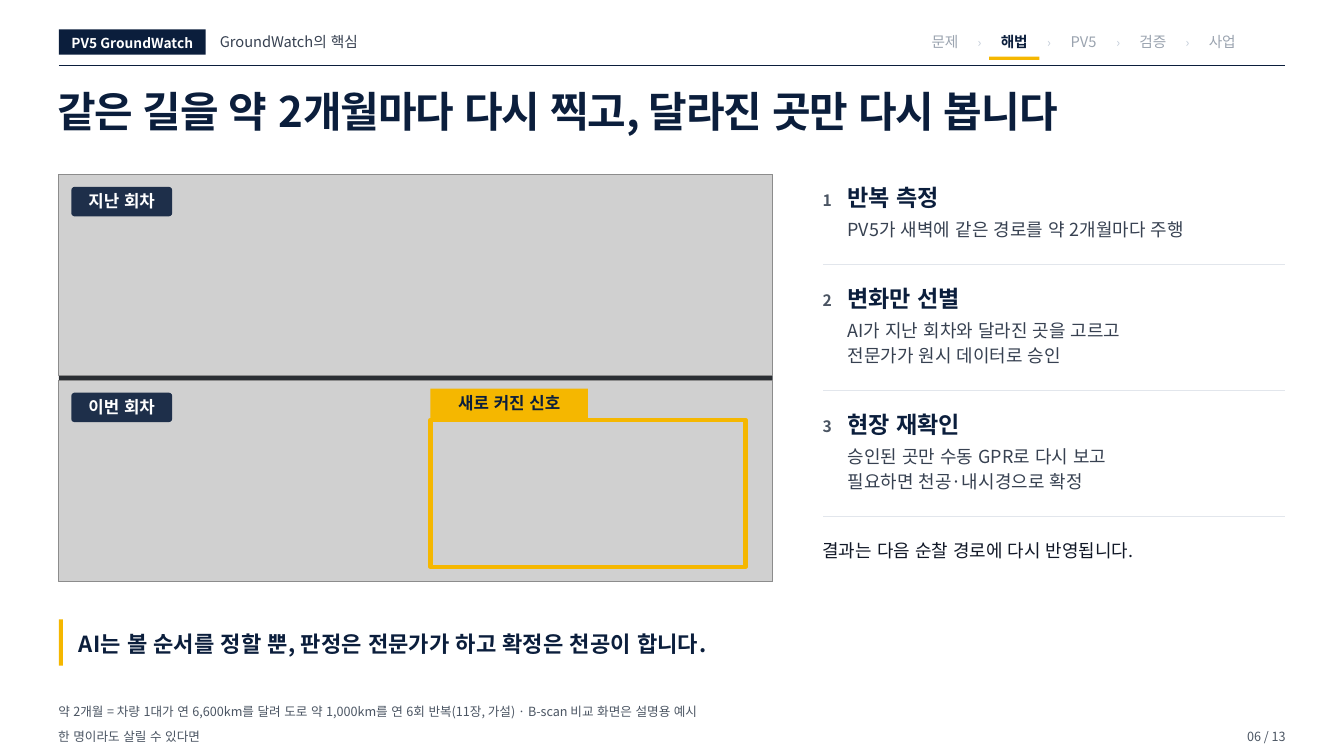
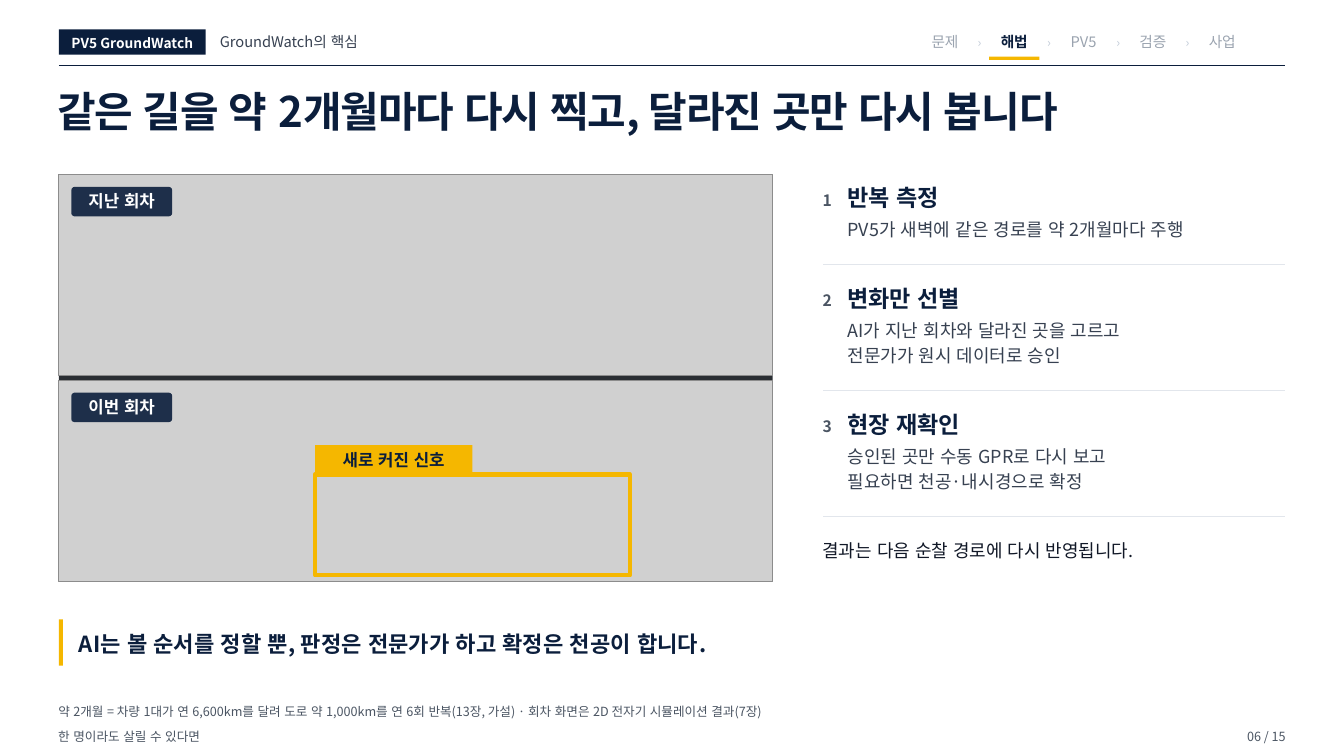
Before and after one commit to woojin-choe/pv5-hose-lab, a slide deck: slide 6 of ppt_all/PV5_GroundWatch_10_22.pptx. Drawn at 1344x756 pixels with LibreOffice and Linux fonts; fonts in the diff are those of the drawing; grey boxes stand for pictures. Boxes give left, top, right and bottom in pixels: in the first picture for what was removed or moved away, otherwise in the second. Text is boxed around its words. In the diff, an @@ line names an element or a change of style, - is before the commit and + after.

```diff
--- a/ppt_all/PV5_GroundWatch_10_22.pptx
+++ b/ppt_all/PV5_GroundWatch_10_22.pptx
@@ rectangle: place and size @@
-rectangle at bbox=[431, 388, 588, 417]
+rectangle at bbox=[315, 446, 472, 475]
@@ rectangle: place and size @@
-rectangle at bbox=[431, 420, 745, 568]
+rectangle at bbox=[315, 475, 629, 576]
@@ text "새로 커진 신호": place and size @@
-text "새로 커진 신호" at bbox=[458, 395, 560, 411]
+text "새로 커진 신호" at bbox=[343, 452, 445, 468]
@@ text at bbox=[58, 705, 761, 719]: text changed @@
-약 2개월 = 차량 1대가 연 6,600km를 달려 도로 약 1,000km를 연 6회 반복(11장, 가설) · B-scan 비교 화면은 설명용 예시
+약 2개월 = 차량 1대가 연 6,600km를 달려 도로 약 1,000km를 연 6회 반복(13장, 가설) · 회차 화면은 2D 전자기 시뮬레이션 결과(7장)
@@ text at bbox=[1247, 731, 1286, 741]: text changed @@
-06 / 13
+06 / 15
```
Also in this commit, not shown: 11 other slides changed, 2 slides added, 55 other files.
